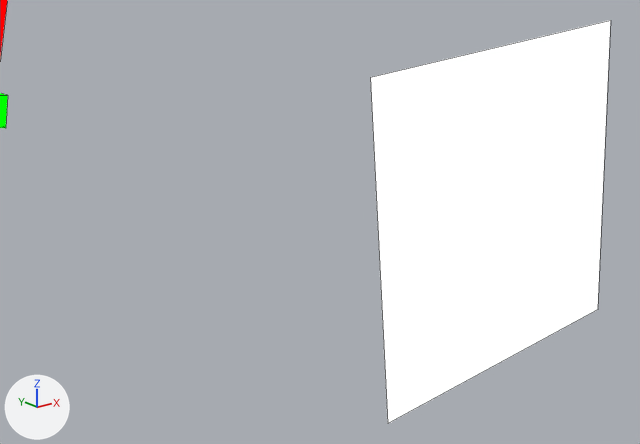
Before and after pictures for a commit that changed the Blender file assets-source/blender/motion/diplodocus-dance.blend.
One viewpoint serves both versions: a 50 mm lens placed at (138.71, -32.95, 34.17), pointed at (141.52, -29.43, 32.76). Every picture has the same lights, and +X, +Y and +Z are marked at lower left. The older version comes first. Mesh edges are drawn as thin lines.

In view in the first picture: 'DinoTycoon_Motion_diplodocus_dance_eye' and 2 more.
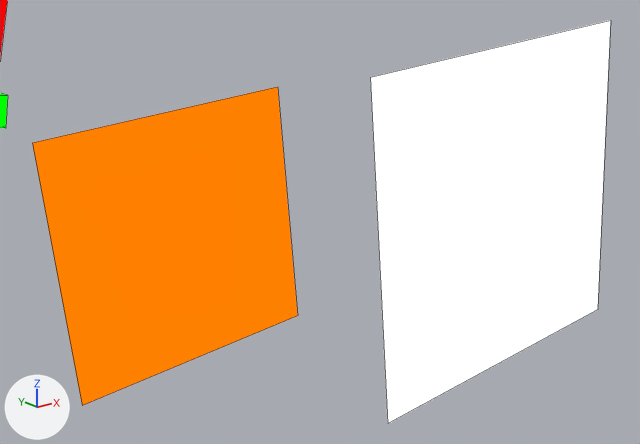
Boxes [x1, y1, x2, y2] around the edits, measured in the pictures (640 x 444 px):
'DinoTycoon_Motion_diplodocus_dance_eye_white', added (orange)
    after: [32, 87, 298, 405]

The change, as a list of edits to the scene's bpy script:
```text
Add mat_dinotycoon_role_y:
    mat_dinotycoon_role_y = emission_material('DinoTycoon_Role_Y')
    mat_dinotycoon_role_y.base_color = (1.0, 0.216, 0.0)  # orange #ff8000
Add me_dinotycoon_motion_diplodocus_dance_sample_eye_white:
    me_dinotycoon_motion_diplodocus_dance_sample_eye_white.from_pydata([(140.17, -29.0, 33.3), (141.57, -29.0, 33.43), (141.69, -29.0, 32.03), (140.3, -29.0, 31.91), (140.17, -29.0, 33.3), (141.57, -29.0, 33.43), (141.69, -29.0, 32.03), (140.3, -29.0, 31.91)], [], [(3, 2, 1, 0), (4, 5, 6, 7), (0, 1, 5, 4), (1, 2, 6, 5), (2, 3, 7, 6), (3, 0, 4, 7)])
    me_dinotycoon_motion_diplodocus_dance_sample_eye_white.materials.append(mat_dinotycoon_role_y)  # orange #ff8000
Add ob_dinotycoon_motion_diplodocus_dance_eye_white:
    ob_dinotycoon_motion_diplodocus_dance_eye_white = bpy.data.objects.new('DinoTycoon_Motion_diplodocus_dance_eye_white', me_dinotycoon_motion_diplodocus_dance_sample_eye_white)
    ob_dinotycoon_motion_diplodocus_dance_eye_white.location = (0.0, 0.0, 0.0)
```
